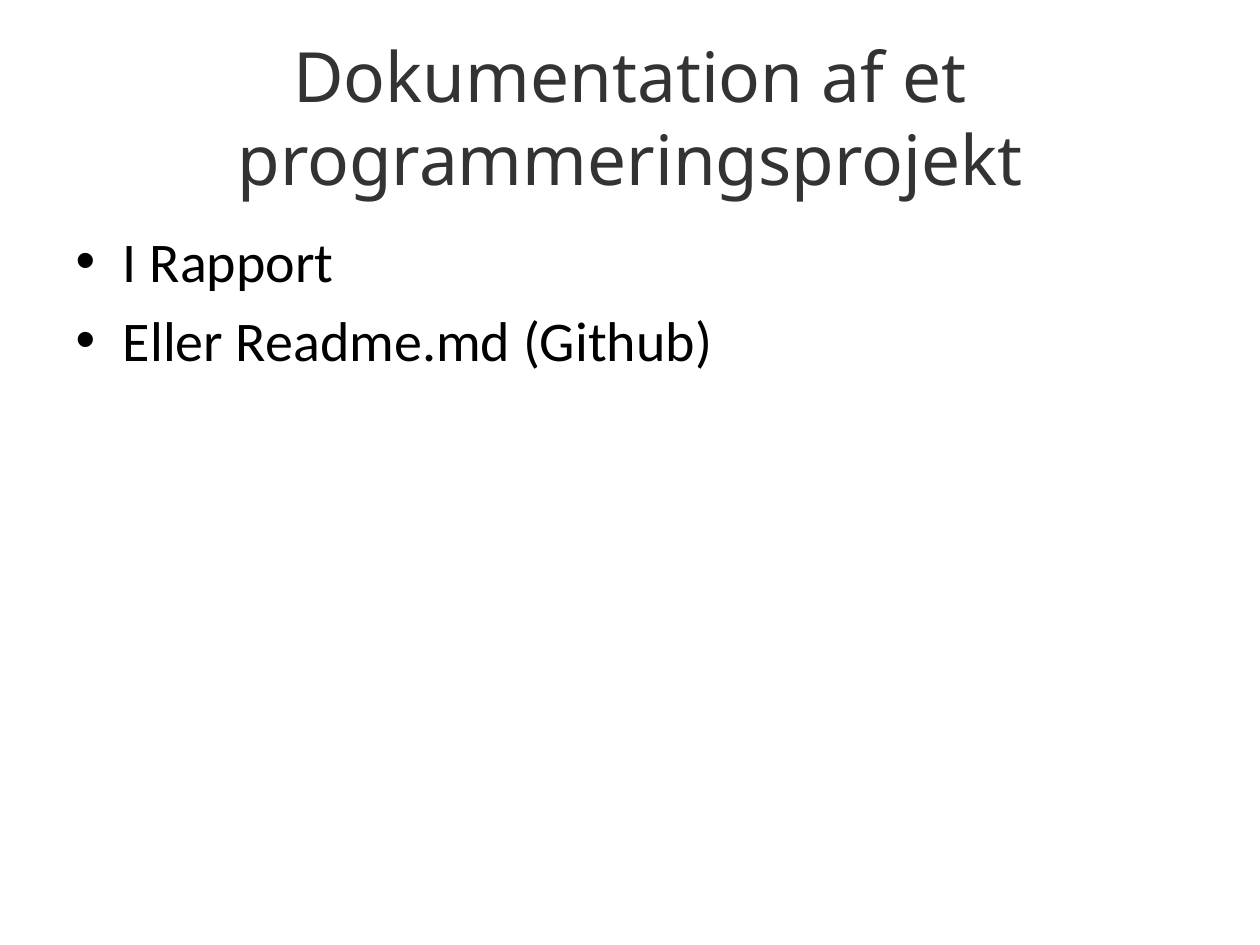
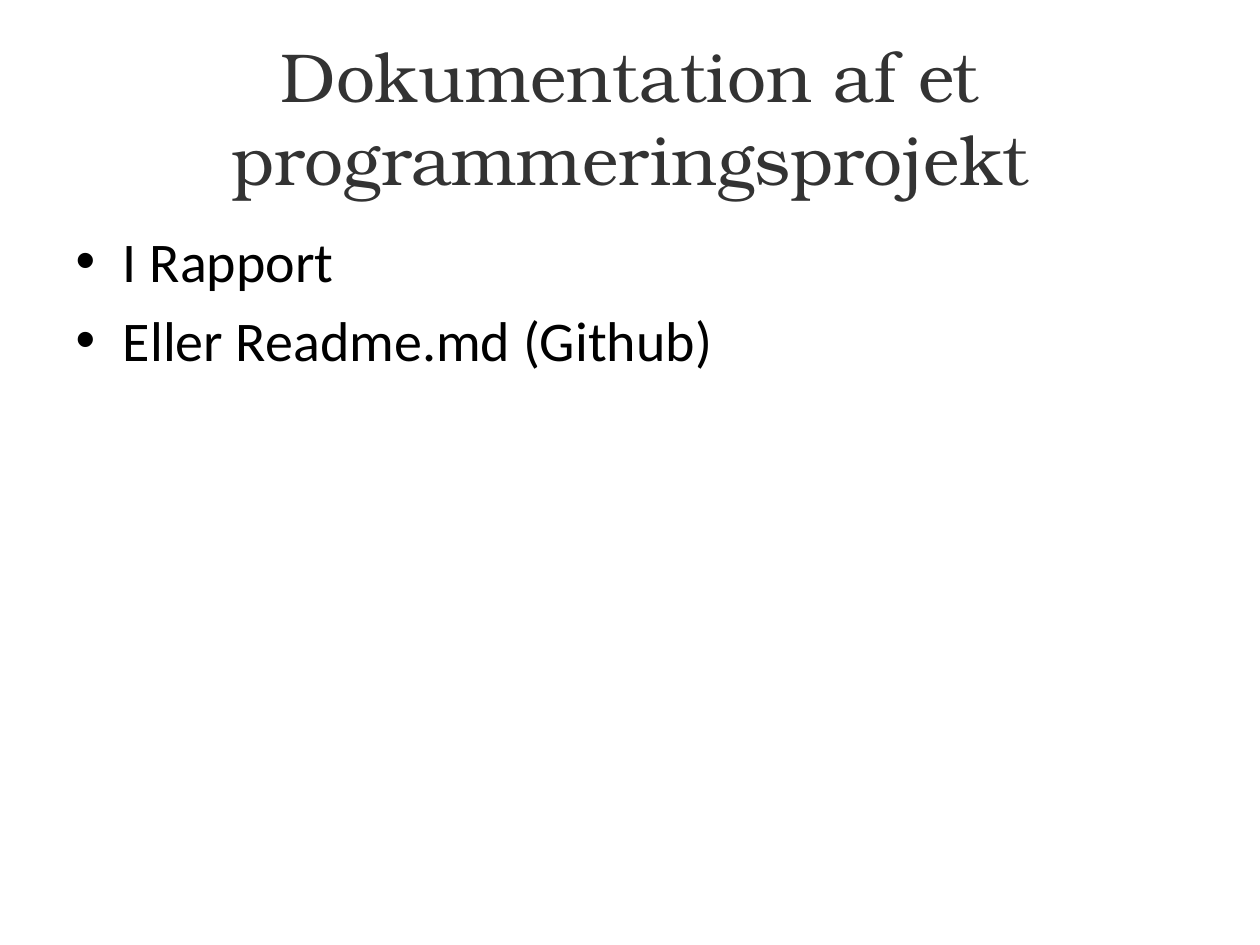
Before and after one commit to xbibogo/MMD24, a slide deck: slide 8 of Skriftlighed_og_mundtlighed.pptx. Drawn at 1260x945 pixels with LibreOffice and Linux fonts; fonts in the diff are those of the drawing. Boxes give left, top, right and bottom in pixels: in the first picture for what was removed or moved away, otherwise in the second. Text is boxed around its words. In the diff, an @@ line names an element or a change of style, - is before the commit and + after.

```diff
--- a/Skriftlighed_og_mundtlighed.pptx
+++ b/Skriftlighed_og_mundtlighed.pptx
@@ title "Dokumentation af et programmeringsprojekt" at bbox=[231, 51, 1029, 202]: font Noto Sans to TeX Gyre Bonum @@
```
Also in this commit, not shown: 9 other slides changed, 1 slide added.
